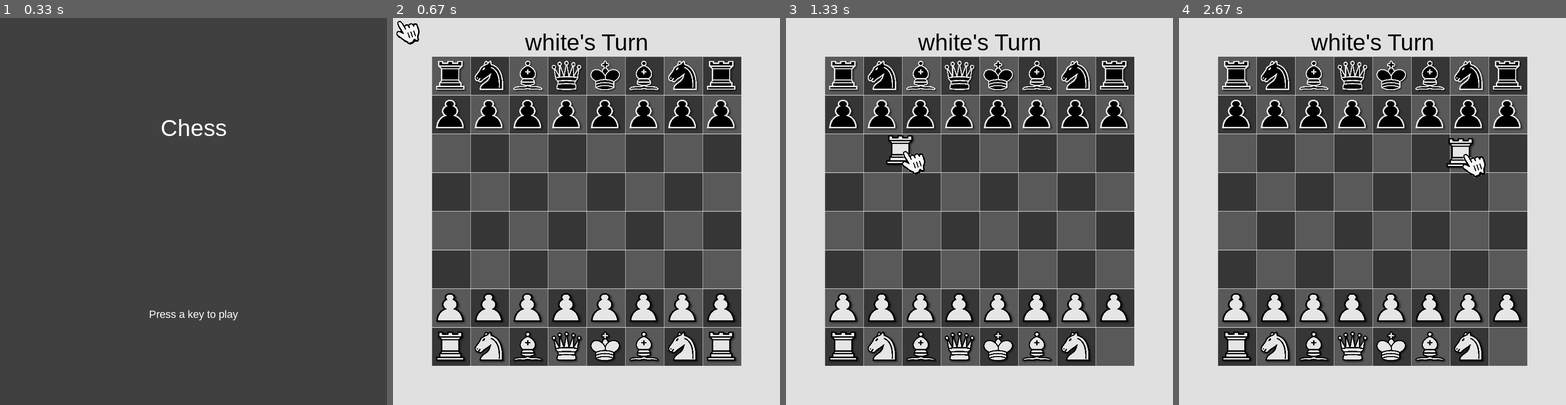
Above: before the commit, frames 1-4 (left to right).
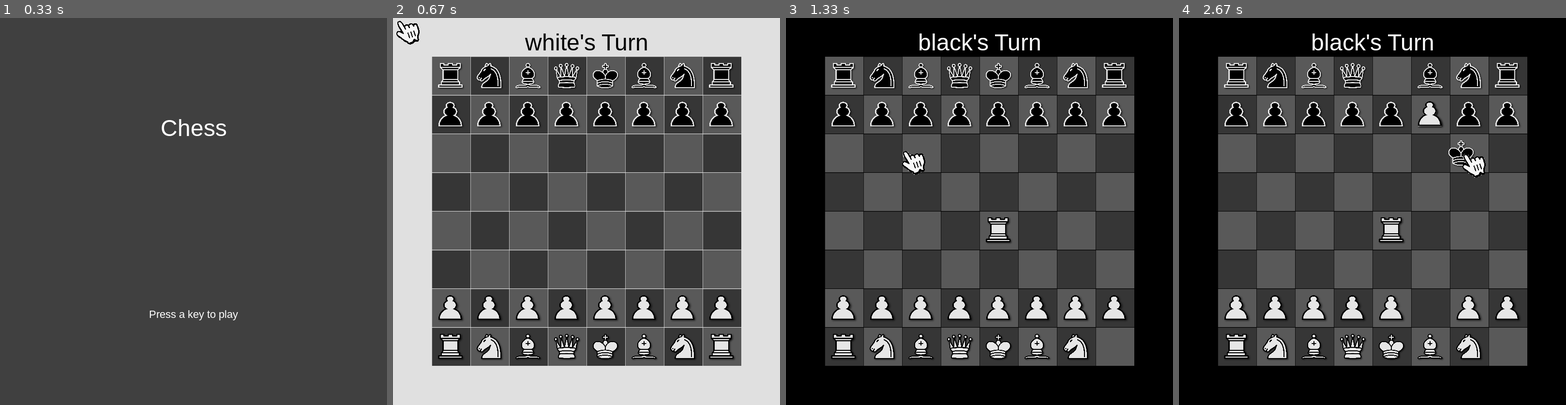
Above: after the commit, the same moments.

Repository: Ericsb52/2021-pygame-projects
Game: pygame game, started from chess/main.py
The game is run twice, just before and just after one commit, with the same random seed, the same clock (stepped at 60 frames per second) and the same inputs.
Inputs (mouse positions are in pixels of both pictures, inside the frame that each line leads up to):
- Up to frame 1 (0.33 s): no input
- Up to frame 2 (0.67 s): tap Enter at 0.33 s
- Up to frame 3 (1.33 s): press the mouse at (1122, 346) at 0.7 s; move the mouse to (1072, 296) at 0.8 s; release the mouse at (1025, 246) at 0.93 s; press the mouse at (1122, 346) at 1.03 s; move the mouse to (1010, 250) at 1.13 s; release the mouse at (902, 149) at 1.27 s
- Up to frame 4 (2.67 s): click (1372, 41) at 1.38 s, where only the run after the commit has a clickable "black's Turn"; press the mouse at (1515, 346) at 1.7 s; move the mouse to (1430, 288) at 1.8 s; release the mouse at (1349, 230) at 1.93 s; press the mouse at (1515, 346) at 2.03 s; move the mouse to (1488, 230) at 2.13 s; release the mouse at (1457, 118) at 2.27 s; press the mouse at (1515, 346) at 2.37 s; move the mouse to (1488, 250) at 2.47 s; release the mouse at (1461, 153) at 2.6 s

Frame 1 is identical in both runs. In frame 2, 6.4% of the frame differs, in the area x 11-89%, y 11-89%; in frame 3, 45%; in frame 4, 45%, in the area x 0-100%, y 0-100%.

Commit message:
pushing up chess got mouse working

Diff:
--- a/chess/main.py
+++ b/chess/main.py
@@ -34,29 +34,29 @@
         self.board_img_black = pg.transform.scale(self.board_img_black, (tilesize, tilesize-1))
         self.board_imgs.append(self.board_img_black)
         self.w_pawn = pg.image.load(path.join(img_folder,"w_pawn.png"))
-        self.w_pawn = pg.transform.scale(self.w_pawn,(tilesize-10,tilesize-10))
+        self.w_pawn = pg.transform.scale(self.w_pawn,(tilesize-20,tilesize-20))
         self.b_pawn = pg.image.load(path.join(img_folder,"b_pawn.png"))
-        self.b_pawn = pg.transform.scale(self.b_pawn,(tilesize-10,tilesize-10))
+        self.b_pawn = pg.transform.scale(self.b_pawn,(tilesize-20,tilesize-20))
         self.w_king = pg.image.load(path.join(img_folder, "w_king.png"))
-        self.w_king = pg.transform.scale(self.w_king, (tilesize - 10, tilesize - 10))
+        self.w_king = pg.transform.scale(self.w_king, (tilesize - 20, tilesize - 20))
         self.b_king = pg.image.load(path.join(img_folder, "b_king.png"))
-        self.b_king = pg.transform.scale(self.b_king, (tilesize - 10, tilesize - 10))
+        self.b_king = pg.transform.scale(self.b_king, (tilesize - 20, tilesize - 20))
         self.w_queen = pg.image.load(path.join(img_folder, "w_queen.png"))
-        self.w_queen = pg.transform.scale(self.w_queen, (tilesize - 10, tilesize - 10))
+        self.w_queen = pg.transform.scale(self.w_queen, (tilesize - 20, tilesize - 20))
         self.b_queen = pg.image.load(path.join(img_folder, "b_queen.png"))
-        self.b_queen = pg.transform.scale(self.b_queen, (tilesize - 10, tilesize - 10))
+        self.b_queen = pg.transform.scale(self.b_queen, (tilesize - 20, tilesize - 20))
         self.w_rook = pg.image.load(path.join(img_folder, "w_rook.png"))
-        self.w_rook = pg.transform.scale(self.w_rook, (tilesize - 10, tilesize - 10))
+        self.w_rook = pg.transform.scale(self.w_rook, (tilesize - 20, tilesize - 20))
         self.b_rook = pg.image.load(path.join(img_folder, "b_rook.png"))
-        self.b_rook = pg.transform.scale(self.b_rook, (tilesize - 10, tilesize - 10))
+        self.b_rook = pg.transform.scale(self.b_rook, (tilesize - 20, tilesize -20))
         self.w_bishop = pg.image.load(path.join(img_folder, "w_bishop.png"))
-        self.w_bishop = pg.transform.scale(self.w_bishop, (tilesize - 10, tilesize - 10))
+        self.w_bishop = pg.transform.scale(self.w_bishop, (tilesize - 20, tilesize - 20))
         self.b_bishop = pg.image.load(path.join(img_folder, "b_bishop.png"))
-        self.b_bishop = pg.transform.scale(self.b_bishop, (tilesize - 10, tilesize - 10))
+        self.b_bishop = pg.transform.scale(self.b_bishop, (tilesize - 20, tilesize - 20))
         self.w_knight = pg.image.load(path.join(img_folder, "w_knight.png"))
-        self.w_knight = pg.transform.scale(self.w_knight, (tilesize - 10, tilesize - 10))
+        self.w_knight = pg.transform.scale(self.w_knight, (tilesize - 20, tilesize - 20))
         self.b_knight = pg.image.load(path.join(img_folder, "b_knight.png"))
-        self.b_knight = pg.transform.scale(self.b_knight, (tilesize - 10, tilesize - 10))
+        self.b_knight = pg.transform.scale(self.b_knight, (tilesize - 20, tilesize - 20))
 
     def new(self):
         self.all_sprites = pg.sprite.Group()
@@ -134,7 +134,6 @@
 
 
             if event.type == pg.MOUSEBUTTONDOWN and self.pointer.held == False and self.can_click_mouse:
-                print("testing mouse")
                 self.pointer.held = True
                 self.can_click_mouse = False
             if event.type == pg.MOUSEBUTTONUP:
@@ -144,18 +143,43 @@
 
         if self.turn == "white":
             hits = pg.sprite.spritecollide(self.pointer, self.white_group, False)
-
             if self.clicked[0] and hits and len(self.peice_held) < 1:
-                print("test")
                 self.peice_held.append(hits[0])
                 self.peice_held[0].held = True
+
+            if len(self.peice_held) > 0 and self.pointer.held == True and self.can_click_mouse:
+                hits = pg.sprite.spritecollide(self.peice_held[0],self.board_group,False)
+                if self.clicked[0] and hits and hits[0].ocupied == False:
+                    self.peice_held[0].place_peice(hits[0].rect.centerx, hits[0].rect.centery)
+                    temp_list = self.peice_held[:]
+                    for i in temp_list:
+                        self.peice_held.remove(i)
+                    self.pointer.held = False
+                    self.can_click_mouse = True
+                    hits[0].ocupied = True
+
+
+
+
+
+
         if self.turn == "black":
             hits = pg.sprite.spritecollide(self.pointer, self.black_group, False)
-
             if self.clicked[0] and hits and len(self.peice_held) < 1:
-                print("test")
                 self.peice_held.append(hits[0])
                 self.peice_held[0].held = True
+            if len(self.peice_held) > 0 and self.pointer.held == True and self.can_click_mouse:
+                hits = pg.sprite.spritecollide(self.peice_held[0],self.board_group,False)
+                if self.clicked[0] and hits and hits[0].ocupied == False:
+                    self.peice_held[0].place_peice(hits[0].rect.centerx, hits[0].rect.centery)
+                    temp_list = self.peice_held[:]
+                    for i in temp_list:
+                        self.peice_held.remove(i)
+                    self.pointer.held = False
+                    self.can_click_mouse = True
+                    hits[0].ocupied = True
+
+
 
 
     def update(self):
--- a/chess/peices.py
+++ b/chess/peices.py
@@ -17,12 +17,19 @@
             self.g.black_group.add(self)
         self.rect = self.image.get_rect()
         self.rect.center=(x,y)
-        self.pos = self.rect.center
-        self.old_pos = self.rect.center
-        self.held = False
-
-    def show_avalable_moves(self):
-        pass
+        self.pos = vec(self.rect.centerx,self.rect.centery)
+        self.old_pos = vec(self.rect.centerx,self.rect.centery)
+        self.held = False
+
+    def show_avalable_moves(self):
+        pass
+
+
+    def place_peice(self,x,y):
+
+        self.old_pos = vec(x,y)
+        self.held = False
+        self.g.switch_turn()
 
     def update(self):
 
@@ -59,6 +66,14 @@
     def show_avalable_moves(self):
         pass
 
+    def place_peice(self, x, y):
+
+        self.old_pos = vec(x, y)
+
+        self.held = False
+
+        self.g.switch_turn()
+
     def update(self):
 
         if self.held == True:
@@ -91,6 +106,13 @@
     def show_avalable_moves(self):
         pass
 
+    def place_peice(self, x, y):
+
+        self.old_pos = vec(x, y)
+
+        self.held = False
+
+        self.g.switch_turn()
     def update(self):
 
         if self.held == True:
@@ -123,6 +145,13 @@
     def show_avalable_moves(self):
         pass
 
+    def place_peice(self, x, y):
+
+        self.old_pos = vec(x, y)
+
+        self.held = False
+
+        self.g.switch_turn()
     def update(self):
 
         if self.held == True:
@@ -155,6 +184,14 @@
     def show_avalable_moves(self):
         pass
 
+    def place_peice(self, x, y):
+
+        self.old_pos = vec(x, y)
+
+        self.held = False
+
+        self.g.switch_turn()
+
     def update(self):
 
         if self.held == True:
@@ -187,11 +224,18 @@
     def show_avalable_moves(self):
         pass
 
-    def update(self):
-
-        if self.held == True:
-            self.pos = self.g.mouse_pos
-        else:
-            self.pos = self.old_pos
-
-        self.rect.center = self.pos
+    def place_peice(self, x, y):
+
+        self.old_pos = vec(x, y)
+
+        self.held = False
+
+        self.g.switch_turn()
+    def update(self):
+
+        if self.held == True:
+            self.pos = self.g.mouse_pos
+        else:
+            self.pos = self.old_pos
+
+        self.rect.center = self.pos
